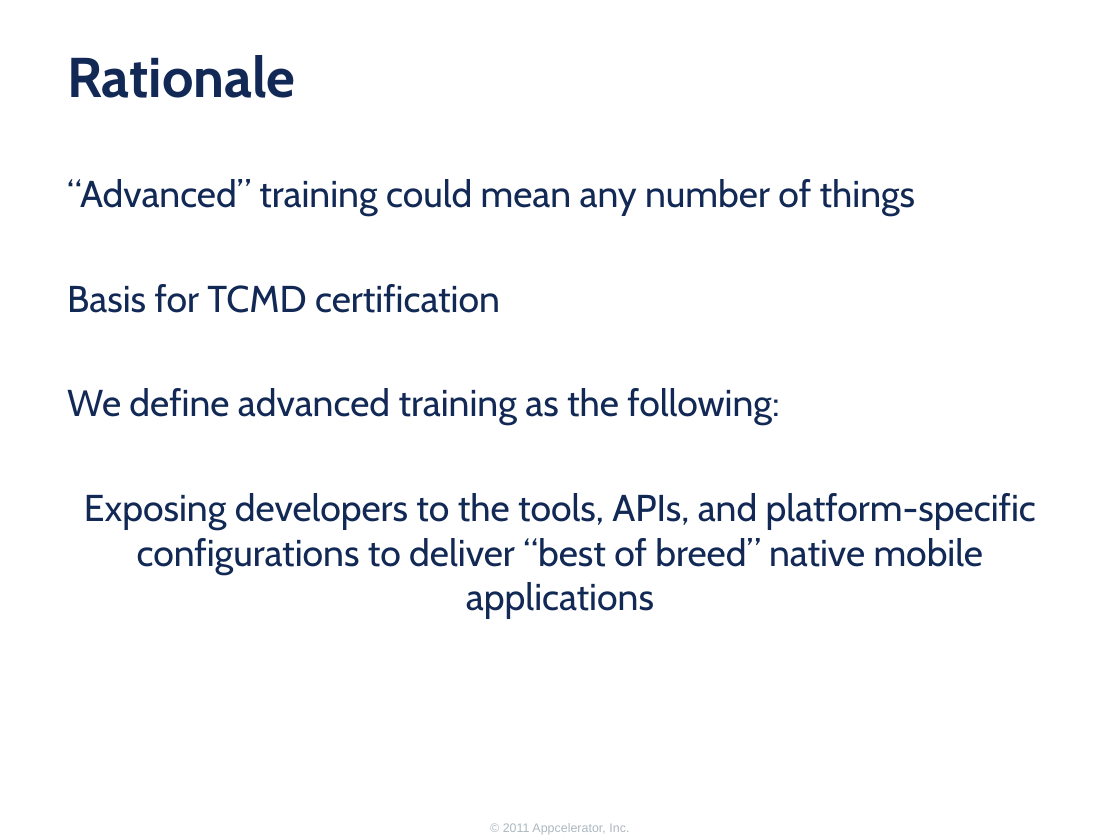
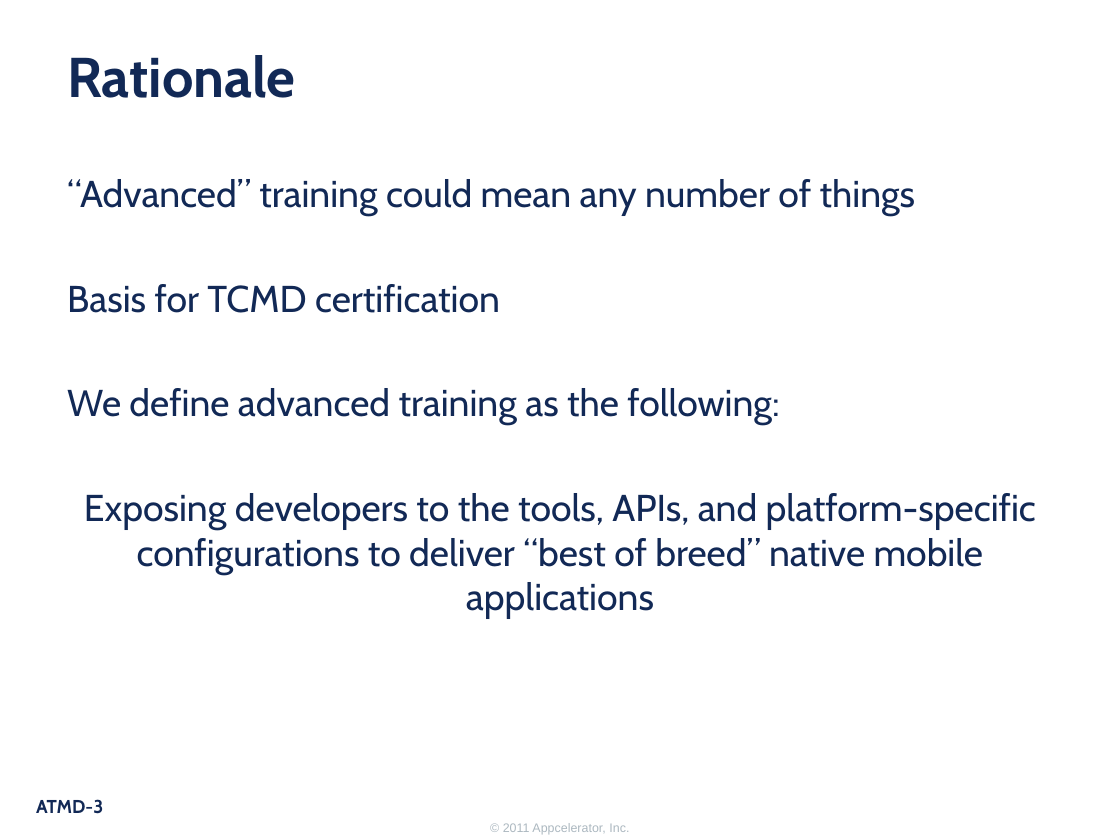
Before and after one commit to appcelerator-forks/appcelerator-training.tcmd_certification, a slide deck: slide 3 of 000.pptx. Drawn at 1120x840 pixels with LibreOffice and Linux fonts; fonts in the diff are those of the drawing; background and template pictures are left out. Boxes give left, top, right and bottom in pixels: in the first picture for what was removed or moved away, otherwise in the second. Text is boxed around its words. In the diff, an @@ line names an element or a change of style, - is before the commit and + after.

```diff
--- a/000.pptx
+++ b/000.pptx
@@ page number added at [36, 799, 103, 814], 12 pt, text #122956, bold @@
+ATMD-3
```
Also in this commit, not shown: 5 other slides changed, 11 other files.
